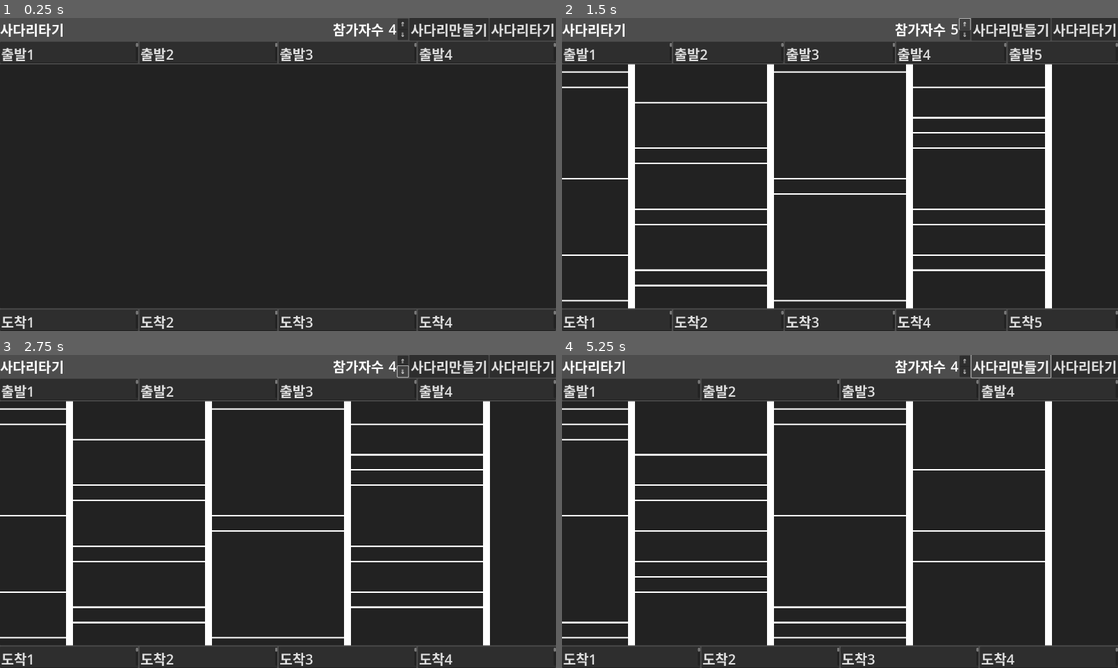
Above: before the commit, frames 1-4 (two rows, left to right).
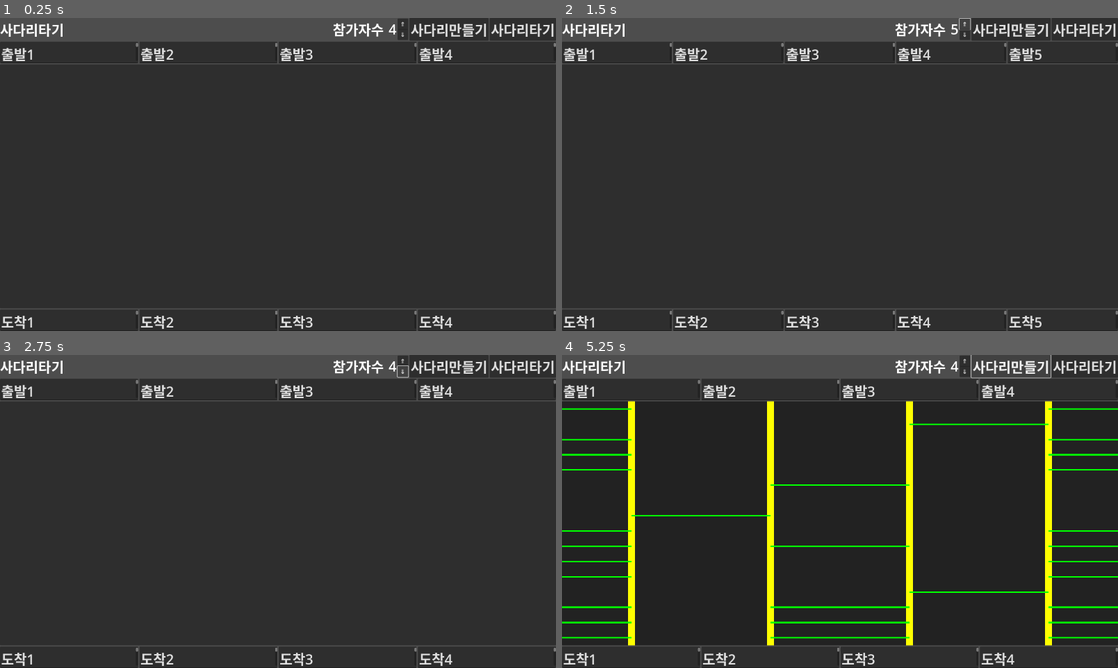
Above: after the commit, the same moments.

Repository: kasworld/gd4laddergame
Game: Godot game, scene res://사다리타기.tscn
Two runs of this game, one before a commit and one after it. Both use one fixed random seed, a clock stepped at 60 frames per second and the inputs below.
Inputs:
- Up to frame 1 (0.25 s): no input
- Up to frame 2 (1.5 s): click "사다리만들기" at 0.5 s; click "⇑" at 1.25 s
- Up to frame 3 (2.75 s): click "⇓" at 2 s
- Up to frame 4 (5.25 s): click "사다리타기" at 2.75 s; click "⇑" at 3.5 s; click "⇓" at 4.25 s; click "사다리만들기" at 5 s

The runs differ from the first frame. In frame 2, 6.7% of the frame differs, in the area x 0-89%, y 14-93%; in frame 3, 6.7%; in frame 4, 8.2%, in the area x 0-100%, y 14-93%.

Commit message:
사다리자료로 사다리문제 그리기기

Diff:
--- a/사다리타기.gd
+++ b/사다리타기.gd
@@ -9,7 +9,8 @@
 # Array[참가자수][참가자수*4][참가자번호:int*2]
 var 사다리풀이자료 :Array
 
-func 사다리자료_초기화()->void:
+func 사다리자료_만들기()->void:
+	# 초기화
 	사다리만들기자료 = []
 	사다리풀이자료 = []
 	var n = 참가자수.get_value()
@@ -19,6 +20,17 @@
 		for j in n*4:
 			사다리만들기자료[i].append(false)
 			사다리풀이자료[i].append([])
+
+	# 문제 만들기
+	for y in n*4:
+		for x in n:
+			if randf() < 0.5:
+				continue
+			if 사다리만들기자료[(x-1+n)%n][y] or 사다리만들기자료[(x+1)%n][y]:
+				continue
+			사다리만들기자료[x][y] = true
+
+	# 풀이 만들기
 
 func _ready() -> void:
 	var fsize = preload("res://사다리타기.tres").default_font_size
@@ -42,53 +54,71 @@
 		도착지점.text = "도착%d" % [i+1]
 		도착지점.size_flags_horizontal = Control.SIZE_EXPAND_FILL
 		$"도착지점들".add_child(도착지점)
+	사다리자료_만들기()
+	사다리문제.visible = false
 
-func 사다리문제만들기()->void:
+func 사다리문제그리기()->void:
 	for n in 사다리문제.get_children():
 		사다리문제.remove_child(n)
 	var n = 참가자수.get_value()
 	for x in n:
-		var 세로줄 = 세로줄만들기(x)
+		var 세로줄 = 긴세로줄만들기(x, Color.YELLOW)
 		사다리문제.add_child(세로줄)
 
-	var 선만듬:bool
 	for y in n*4:
-		for x in n:
-			if 선만듬 or randf() < 0.5:
-				선만듬 = false
-				continue
-			var 가로줄 = 가로줄만들기(x,y)
-			사다리문제.add_child(가로줄)
-			선만듬 = true
+		for x in n+1:
+			if 사다리만들기자료[x%n][y]:
+				var 가로줄 = 가로줄만들기(x,y,Color.GREEN)
+				사다리문제.add_child(가로줄)
 
-func 세로줄만들기(x :int)->Line2D:
+	사다리문제.visible = true
+
+func 긴세로줄만들기(x :int, co :Color)->Line2D:
 	var n =  참가자수.get_value()
-	var 간격 = $"사다리들".size.x / n
+	var 간격x = $"사다리들".size.x / n
+	var 세로줄 = Line2D.new()
+	세로줄.default_color = co
+	세로줄.width = 간격x/20
+	var xx = x*간격x+간격x/2
 	var y1 = 0
 	var y2 = $"사다리들".size.y
-	var 세로줄 = Line2D.new()
-	세로줄.default_color = Color.WHITE
-	세로줄.width = 간격/20
-	세로줄.add_point(Vector2(x*간격+간격/2,y1))
-	세로줄.add_point(Vector2(x*간격+간격/2,y2))
+	세로줄.add_point(Vector2(xx,y1))
+	세로줄.add_point(Vector2(xx,y2))
 	return 세로줄
 
-func 가로줄만들기(x :int, y:int )->Line2D:
+func 세로줄만들기(x :int, y:int, co :Color)->Line2D:
+	var n =  참가자수.get_value()
+	var 간격x = $"사다리들".size.x / n
+	var 간격y = $"사다리들".size.y / n /4
+	var 세로줄 = Line2D.new()
+	세로줄.default_color = co
+	세로줄.width = 간격x/10
+	var xx = x*간격x+간격x/2
+	var y1 = y*간격y
+	var y2 = y*간격y+간격y
+	세로줄.add_point(Vector2(xx,y1))
+	세로줄.add_point(Vector2(xx,y2))
+	return 세로줄
+
+func 가로줄만들기(x :int, y:int, co :Color)->Line2D:
 	var n =  참가자수.get_value()
 	var 간격x = $"사다리들".size.x / n
 	var 간격y = $"사다리들".size.y / n /4
 	var 가로줄 = Line2D.new()
-	가로줄.default_color = Color.WHITE
+	가로줄.default_color = co
 	가로줄.width = 간격y/10
-	가로줄.add_point(Vector2(x*간격x-간격x/2,y*간격y+간격y/2))
-	가로줄.add_point(Vector2(x*간격x+간격x/2,y*간격y+간격y/2))
+	var x1 = x*간격x-간격x/2
+	var x2 = x*간격x+간격x/2
+	var yy = y*간격y+간격y/2
+	가로줄.add_point(Vector2(x1,yy))
+	가로줄.add_point(Vector2(x2,yy))
 	return 가로줄
 
 func _on_참가자수_value_changed(idx: int) -> void:
 	참가자수변경()
 
 func _on_만들기단추_pressed() -> void:
-	사다리문제만들기()
+	사다리문제그리기()
 
 func _on_풀기단추_pressed() -> void:
 	pass # Replace with function body.
